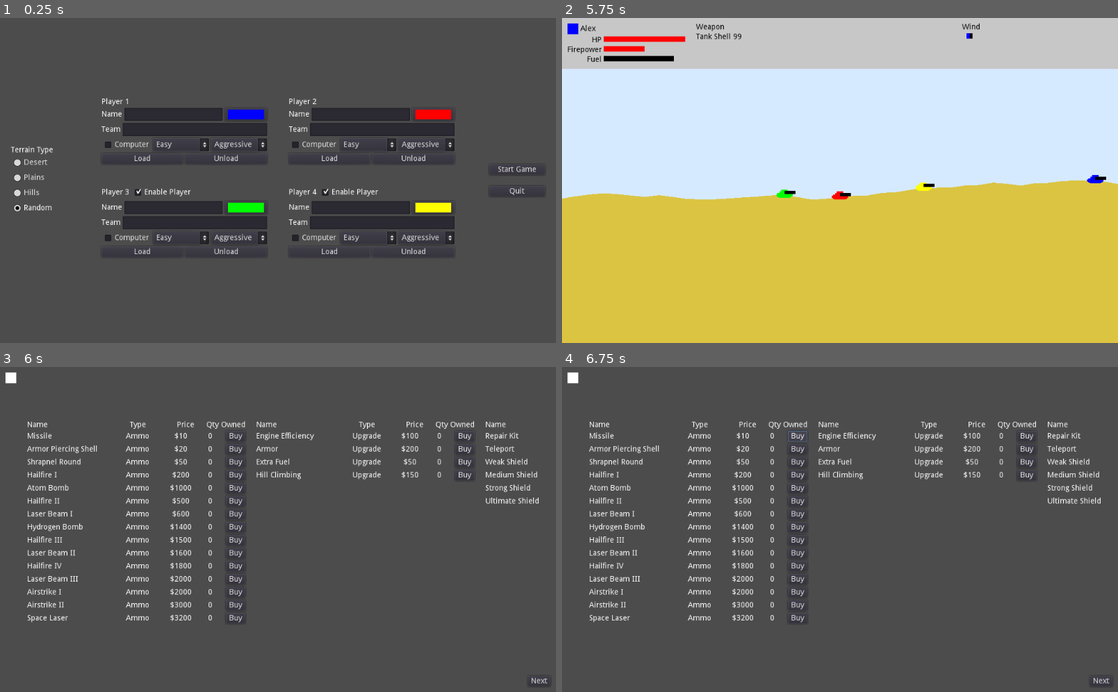
Above: before the commit, frames 1-4 (two rows, left to right).
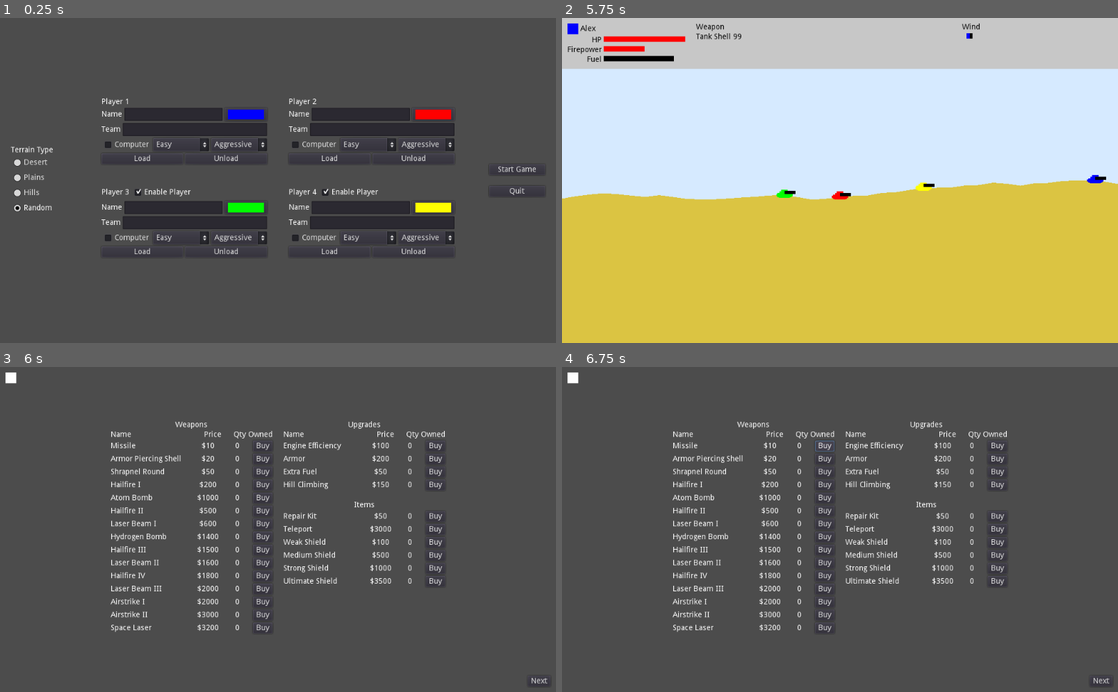
Above: after the commit, the same moments.

Repository: Arc676/Tanks-Godot
Game: Godot game, scene res://Scenes/Screens/Main Menu.tscn
The game is run twice, just before and just after one commit, with the same random seed, the same clock (stepped at 60 frames per second) and the same inputs.
Inputs (mouse positions are in pixels of both pictures, inside the frame that each line leads up to):
- Up to frame 1 (0.25 s): no input
- Up to frame 2 (5.75 s): click (734, 115) at 0.52 s; type "Alex" at 0.6 s; click (756, 128) at 0.75 s; type "12" at 0.83 s; click (923, 115) at 0.98 s; type "Alex" at 1.07 s; click (945, 128) at 1.27 s; type "12" at 1.35 s; click (734, 206) at 1.5 s; type "Alex" at 1.58 s; click (756, 222) at 1.73 s; type "12" at 1.82 s; click (923, 206) at 2.02 s; type "Alex" at 2.1 s; click (945, 222) at 2.25 s; type "12" at 2.33 s; click "Easy" at 2.75 s; click "Easy" at 3.5 s; click "Start Game" at 4.25 s; tap Enter at 5 s; move the mouse to (962, 164) at 5.02 s; hold Right (ui_right) from 5.03 s (still down); click (962, 164) at 5.1 s; tap Up (ui_up) at 5.27 s
- Up to frame 3 (6 s): keep holding Right (ui_right); move the mouse to (166, 545) at 5.77 s; tap Space (fire) at 5.85 s
- Up to frame 4 (6.75 s): tap Up (ui_up) at 6.02 s; release Right (ui_right) at 6.5 s; click "Buy" at 6.5 s

Frames 1-2 are identical in both runs. In frame 3, 7.6% of the frame differs, in the area x 4-97%, y 16-82%; in frame 4, 7.7%.
Error before the commit: Invalid get index 'color' (on base: 'previously freed instance'). (res://Scripts/Screens/Store.gd:68)
Error after the commit: Invalid get index 'color' (on base: 'previously freed instance'). (res://Scripts/Screens/Store.gd:69)

Commit message:
Rearrange store view
Two columns for items
Remove type from store item in favor of column labels

Diff:
--- a/Scenes/Screens/Store.tscn
+++ b/Scenes/Screens/Store.tscn
@@ -36,27 +36,57 @@
 margin_bottom = 17.0
 
 [node name="Categories" type="HBoxContainer" parent="."]
+anchor_left = 0.5
 anchor_top = 0.5
-anchor_right = 1.0
+anchor_right = 0.5
 anchor_bottom = 0.5
-margin_left = 50.0
+margin_left = -462.0
 margin_top = -200.0
-margin_right = -50.0
-margin_bottom = -200.0
+margin_right = 462.0
+margin_bottom = -152.0
 custom_constants/separation = 20
+alignment = 1
 __meta__ = {
 "_edit_use_anchors_": false
 }
 
 [node name="Weapons" type="VBoxContainer" parent="Categories"]
+margin_left = 392.0
+margin_right = 451.0
+margin_bottom = 48.0
 
-[node name="Upgrades" type="VBoxContainer" parent="Categories"]
-margin_left = 20.0
-margin_right = 20.0
+[node name="Label" type="Label" parent="Categories/Weapons"]
+margin_right = 59.0
+margin_bottom = 14.0
+text = "Weapons"
+align = 1
 
 [node name="Items" type="VBoxContainer" parent="Categories"]
-margin_left = 40.0
-margin_right = 40.0
+margin_left = 471.0
+margin_right = 531.0
+margin_bottom = 48.0
+custom_constants/separation = 20
+
+[node name="Upgrades" type="VBoxContainer" parent="Categories/Items"]
+margin_right = 60.0
+margin_bottom = 14.0
+
+[node name="Label" type="Label" parent="Categories/Items/Upgrades"]
+margin_right = 60.0
+margin_bottom = 14.0
+text = "Upgrades"
+align = 1
+
+[node name="Items" type="VBoxContainer" parent="Categories/Items"]
+margin_top = 34.0
+margin_right = 60.0
+margin_bottom = 48.0
+
+[node name="Label" type="Label" parent="Categories/Items/Items"]
+margin_right = 60.0
+margin_bottom = 14.0
+text = "Items"
+align = 1
 
 [node name="Controls" type="HBoxContainer" parent="."]
 anchor_top = 1.0
--- a/Scenes/UI/Store Item.tscn
+++ b/Scenes/UI/Store Item.tscn
@@ -11,7 +11,7 @@
 }
 
 [node name="Name" type="Label" parent="."]
-margin_right = 243.0
+margin_right = 325.0
 margin_bottom = 600.0
 rect_min_size = Vector2( 150, 0 )
 size_flags_horizontal = 3
@@ -19,20 +19,9 @@
 text = "Item"
 valign = 1
 
-[node name="Type" type="Label" parent="."]
-margin_left = 247.0
-margin_right = 490.0
-margin_bottom = 600.0
-rect_min_size = Vector2( 100, 0 )
-size_flags_horizontal = 3
-size_flags_vertical = 5
-text = "Type"
-align = 1
-valign = 1
-
 [node name="Price" type="Label" parent="."]
-margin_left = 494.0
-margin_right = 737.0
+margin_left = 329.0
+margin_right = 654.0
 margin_bottom = 600.0
 rect_min_size = Vector2( 50, 0 )
 size_flags_horizontal = 3
@@ -42,7 +31,7 @@
 valign = 1
 
 [node name="Owned" type="Label" parent="."]
-margin_left = 741.0
+margin_left = 658.0
 margin_right = 984.0
 margin_bottom = 600.0
 rect_min_size = Vector2( 50, 0 )
--- a/Scripts/Screens/Store.gd
+++ b/Scripts/Screens/Store.gd
@@ -18,6 +18,10 @@
 
 onready var tree = get_tree()
 
+onready var weapons = $Categories/Weapons
+onready var upgrades = $Categories/Items/Upgrades
+onready var items = $Categories/Items/Items
+
 var currentPlayer = 0
 
 signal refresh(player)
@@ -30,32 +34,29 @@
 
 func _ready():
 	var weaponHeader = storeItem.instance()
-	$Categories/Weapons.add_child(weaponHeader)
+	weapons.add_child(weaponHeader)
 	weaponHeader.makeHeaderRow()
 	for name in Weapons.WEAPON_PROPERTIES:
 		if name == "Tank Shell":
 			continue
 		var data = Weapons.WEAPON_PROPERTIES[name]
 		var entry = storeItem.instance()
-		$Categories/Weapons.add_child(entry)
+		weapons.add_child(entry)
 		itemSetup(entry, name, "Ammo", data["price"])
 
 	var upgradeHeader = storeItem.instance()
-	$Categories/Upgrades.add_child(upgradeHeader)
+	upgrades.add_child(upgradeHeader)
 	upgradeHeader.makeHeaderRow()
 	for name in Items.UPGRADE_PROPERTIES:
 		var data = Items.UPGRADE_PROPERTIES[name]
 		var entry = storeItem.instance()
-		$Categories/Upgrades.add_child(entry)
+		upgrades.add_child(entry)
 		itemSetup(entry, name, "Upgrade", data["price"])
 
-	var itemHeader = storeItem.instance()
-	$Categories/Items.add_child(itemHeader)
-	itemHeader.makeHeaderRow()
 	for name in Items.ITEM_PROPERTIES:
 		var data = Items.ITEM_PROPERTIES[name]
 		var entry = storeItem.instance()
-		$Categories/Items.add_child(entry)
+		items.add_child(entry)
 		itemSetup(entry, name, "Item", data["price"])
 
 	setPlayer(0)
--- a/Scripts/UI/Store Item.gd
+++ b/Scripts/UI/Store Item.gd
@@ -15,19 +15,20 @@
 extends HBoxContainer
 
 var player
+var type
 
 signal itemPurchased
 
 func makeHeaderRow():
 	$Name.text = "Name"
-	$Type.text = "Type"
 	$Price.text = "Price"
 	$Owned.text = "Qty Owned"
 	$Buy.visible = false
 
+# warning-ignore:shadowed_variable
 func loadProperties(name, type, price):
 	$Name.text = name
-	$Type.text = type
+	self.type = type
 	$Price.text = "$%d" % price
 	$Buy.visible = true
 
@@ -37,12 +38,12 @@
 	if player.isCC:
 		$Owned.text = "-"
 	else:
-		$Owned.text = "%d" % player.getAmountOwned($Name.text, $Type.text)
+		$Owned.text = "%d" % player.getAmountOwned($Name.text, type)
 
 
 func buyItem():
 	if player.isCC:
 		return
-	player.purchaseItem($Name.text, $Type.text, int($Price.text))
-	$Owned.text = "%d" % player.getAmountOwned($Name.text, $Type.text)
+	player.purchaseItem($Name.text, type, int($Price.text))
+	$Owned.text = "%d" % player.getAmountOwned($Name.text, type)
 	emit_signal("itemPurchased")
